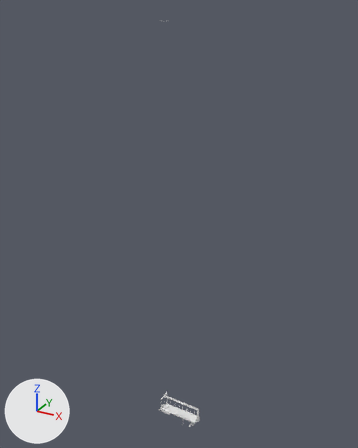
The FBX model road_train_trailer/meshes/trucks/tuning/lowmain.fbx, before and after one commit.
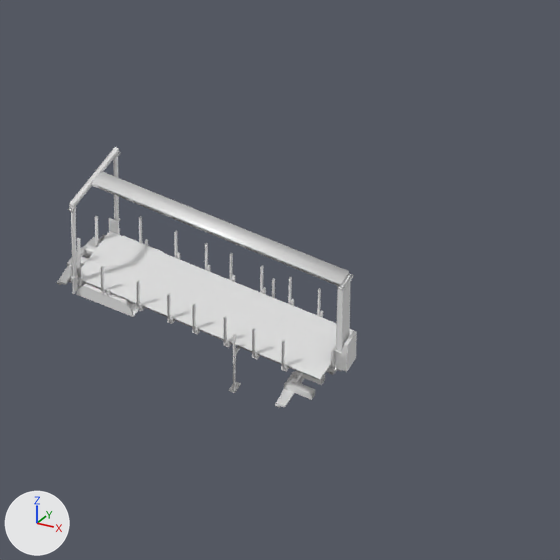
Each version is shown whole from a 50 mm lens placed at (0.467, -0.915, 1.035), pointed at (-0.05, 0.025, 0.565), then close up on the part from 42% to 63% of the width and 83% to 100% of the height. Every picture has the same lights, and +X, +Y and +Z are marked at lower left. Where no turn or scale is listed for an object, it has been applied to the vertices. Vertices at the same position are counted once.

Names of what the first close-up shows: 'cdt_Body.013', 'cdt_Hitch.011', 'cdt_Lift.012', 'lift.003', 'main.004', 'top.004'.
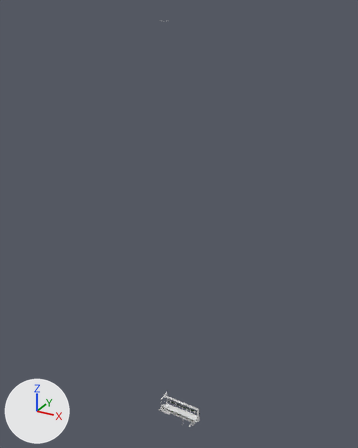
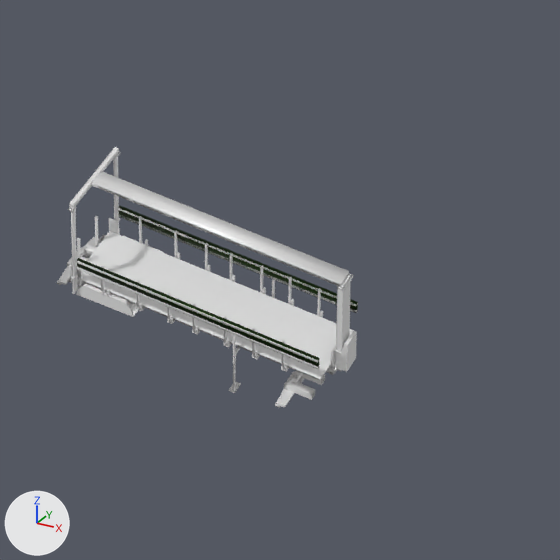
Where the change shows, as pixel boxes (x1, y1, x2, y2) in the close-ups (560 x 560 px; the box of a moved part takes in the faces that stretch with it):
```json
{"object": "cdt_Lift.012", "change": "reshaped", "before": [71, 216, 336, 377], "after": [71, 206, 358, 377], "on screen": "8% wider, 6% taller"}
{"object": "top.004", "change": "reshaped", "before": [74, 154, 349, 286], "after": [74, 154, 358, 369], "on screen": "62% taller"}
{"part": 1, "of": "me_cube_076", "change": "added", "after": [118, 208, 358, 306]}
{"part": 2, "of": "me_cube_076", "change": "added", "after": [119, 214, 357, 313]}
{"part": 3, "of": "me_cube_076", "change": "added", "after": [77, 261, 318, 363]}
{"part": 4, "of": "me_cube_076", "change": "added", "after": [77, 267, 319, 369]}
{"part": 5, "of": "me_cube_100", "change": "moved or reshaped", "before": [82, 281, 312, 377], "after": [77, 206, 358, 377]}
```

Scene script edits in JSON lines:
```json
{"op": "add", "block": "mat_arm_mat_054", "code": ["mat_arm_mat_054 = principled_material('arm_mat.054')", "mat_arm_mat_054.base_color = (0.0161, 0.0387, 0.00816)  # dark green #223716", "mat_arm_mat_054.metallic = 1.0"]}
{"block": "me_cube_076", "where": "me_cube_076.from_pydata(...)  # 56 vertices, 44 faces; spans x -0.0397..0.0658, y -0.016..0.0161, z -0.0009..0.0009"}
{"block": "me_cube_076", "where": "# used by ob_top_004; location = (-0.0447, -0.0001, 0.049)"}
{"block": "me_cube_076", "change": "me_cube_076 part 1: the loose piece of 8 vertices spanning x -0.0397..0.0658, y 0.0025..0.0036, z -0.0009..0.0009 is copied, and the copy is turned -0.2 degrees about the y axis through its middle and scaled by 0.962, then moved by (-0.0001, 0.0124, -0.0267); it spans x -0.0378..0.0636, y 0.0149..0.0161, z -0.0274..-0.026"}
{"block": "me_cube_076", "change": "me_cube_076 part 2: the loose piece of 8 vertices spanning x -0.0397..0.0658, y 0.0025..0.0036, z -0.0009..0.0009 is copied, and the copy is turned -0.2 degrees about the y axis through its middle and scaled by 0.962, then moved by (-0.0001, 0.0124, -0.0297); it spans x -0.0378..0.0636, y 0.0149..0.0161, z -0.0304..-0.029"}
{"block": "me_cube_076", "change": "me_cube_076 part 3: the loose piece of 8 vertices spanning x -0.0397..0.0658, y 0.0025..0.0036, z -0.0009..0.0009 is copied, and the copy is turned -0.2 degrees about the y axis through its middle and scaled by 0.962, then moved by (-0.0001, -0.0185, -0.0267); it spans x -0.0378..0.0636, y -0.0161..-0.0149, z -0.0274..-0.026"}
{"block": "me_cube_076", "change": "me_cube_076 part 4: the loose piece of 8 vertices spanning x -0.0397..0.0658, y 0.0025..0.0036, z -0.0009..0.0009 is copied, and the copy is turned -0.2 degrees about the y axis through its middle and scaled by 0.962, then moved by (-0.0001, -0.0185, -0.0297); it spans x -0.0378..0.0636, y -0.0161..-0.0149, z -0.0304..-0.029"}
{"block": "me_cube_100", "where": "# used by ob_cdt_lift_012; location = (0.0, 0.0, -0.0081)"}
{"op": "remove", "block": "me_cube_100", "code": "me_cube_100.from_pydata(...)  # 540 vertices, 394 faces; spans x -0.0881..0.0192, y -0.0152..0.0151, z 0.017..0.0313"}
{"op": "add", "block": "me_cube_100", "code": "me_cube_100.from_pydata(...)  # 556 vertices, 406 faces; spans x -0.0881..0.0192, y -0.0162..0.016, z 0.017..0.0313"}
{"block": "me_cube_100", "change": "me_cube_100 part 5"}
{"block": "me_cube_100", "change": "32 faces are deleted"}
{"block": "me_cube_100", "change": "10 vertices are added at x -0.0825..0.0189, y -0.0162..0.0148, z 0.0266..0.0313"}
{"block": "me_cube_100", "change": "6 new vertices lie (0.0, 0.0012, 0.0) away from vertices in x -0.0825..0.0189, y -0.0162..0.0148, z 0.0266..0.0313"}
{"block": "me_cube_100", "change": "12 new faces join them, mat_arm_mat_054 (dark green #223716)"}
{"block": "me_cube_100", "change": "32 new faces join them, mat_main_mat (white #e7e7e7)"}
{"op": "add", "block": "me_cube_100", "code": "me_cube_100.materials.append(mat_arm_mat_054)  # dark green #223716"}
```
